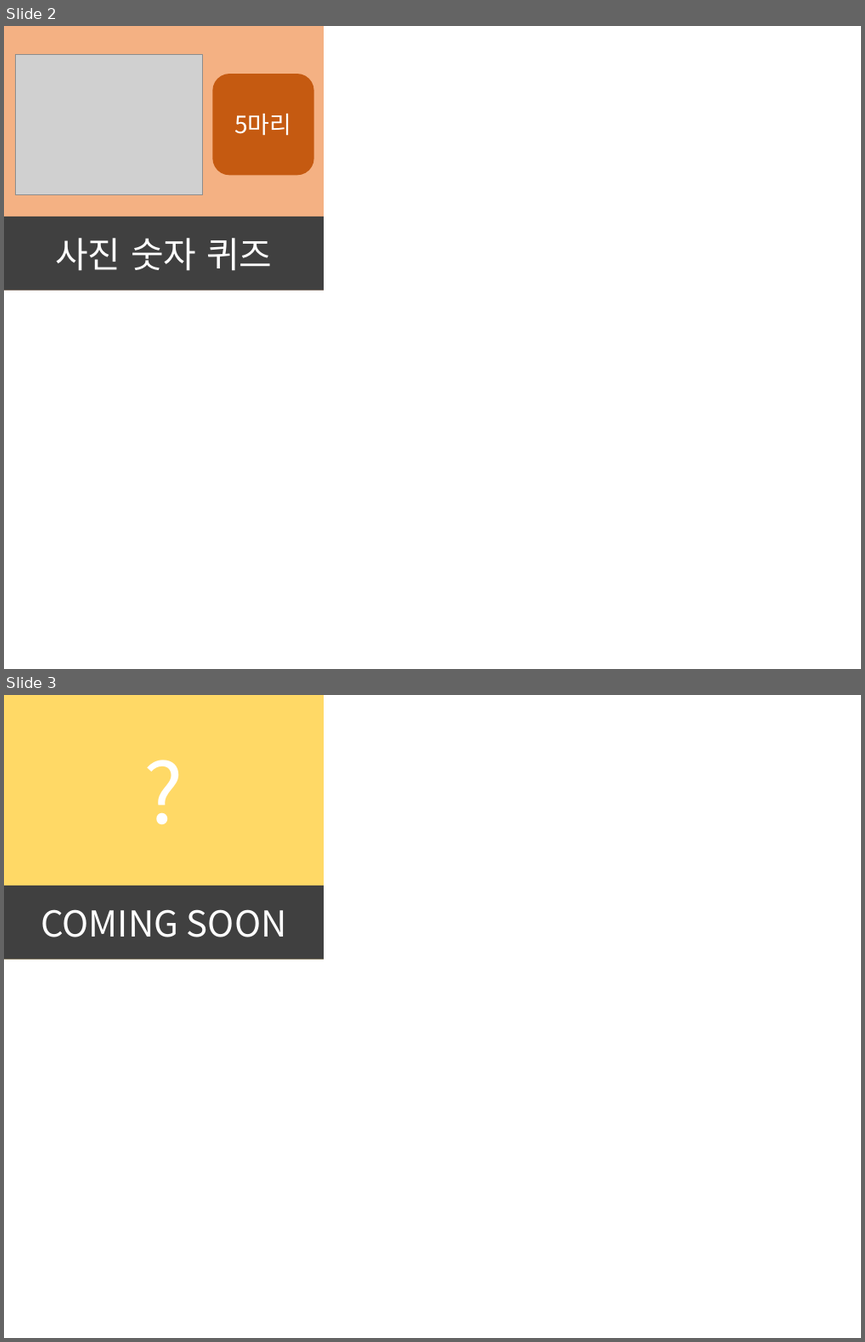
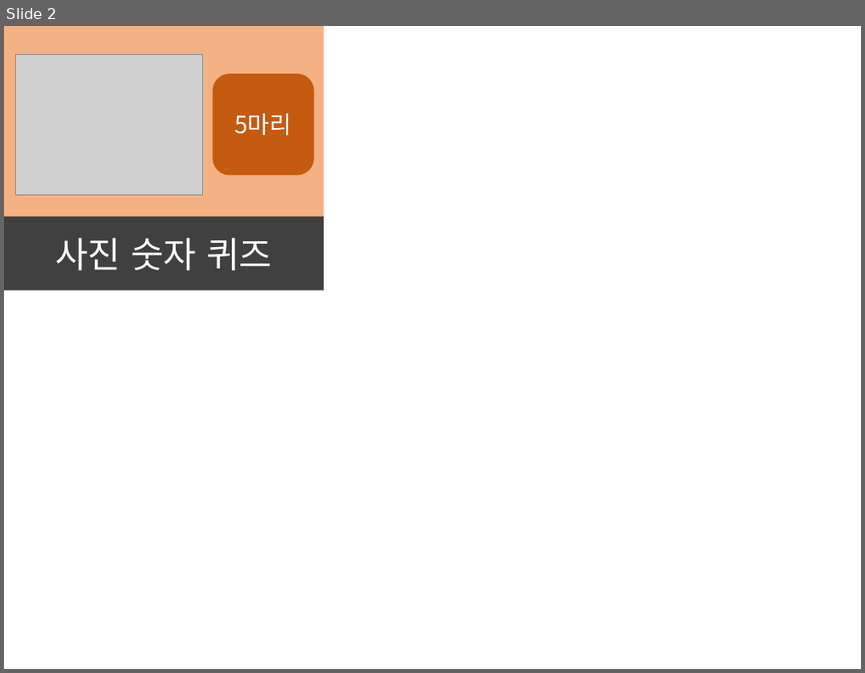
Before and after one commit to greatelv/project.WeMakeGenius, a slide deck: WebContent/assets/img/intention/게임선택.pptx. Shown one above the other, each under a label of ours: slides 2 and 3 before the commit, slide 2 after it. The pictures are 865x1342 and 865x673 pixels, drawn with LibreOffice and Linux fonts; fonts in the diff are those of the drawing; grey boxes stand for pictures. Boxes give left, top, right and bottom in pixels: in the first picture for what was removed or moved away, otherwise in the second. Text is boxed around its words. In the diff, an @@ line names an element or a change of style, - is before the commit and + after.

```diff
--- a/WebContent/assets/img/intention/게임선택.pptx
+++ b/WebContent/assets/img/intention/게임선택.pptx
@@ slide 3 removed at (x1=4, y1=695, x2=861, y2=1338), background #FFFFFF @@
@@ rectangle removed at (x1=4, y1=695, x2=324, y2=959) @@
@@ text removed at (x1=103, y1=730, x2=223, y2=850) @@
-?
@@ rectangle removed at (x1=4, y1=885, x2=324, y2=959) @@
-COMING SOON
```
Also in this commit, not shown: 2 slides added, 25 other files.
